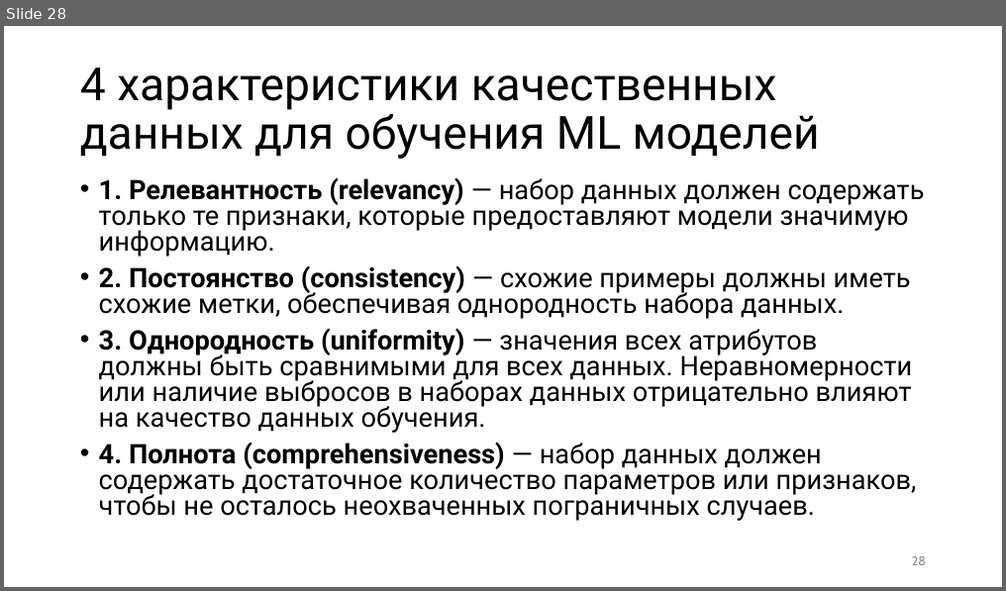
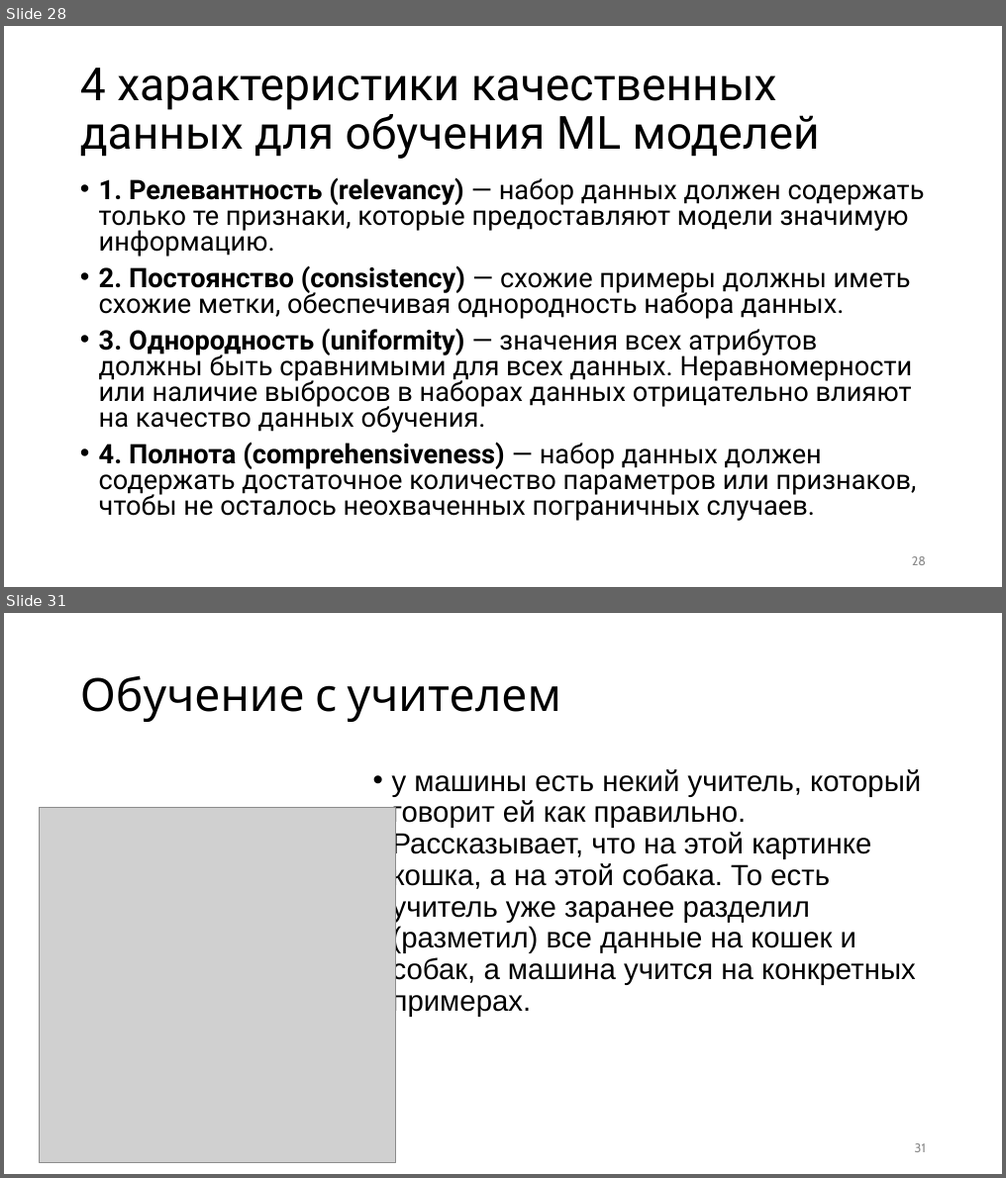
Before and after one commit to kurmakaevAlsu/ML_kurs2022, a slide deck: Машинное обучение.pptx. Shown one above the other, each under a label of ours: slide 28 before the commit, slides 28 and 31 after it; the slides between them are not shown. The pictures are 1006x591 and 1006x1178 pixels, drawn with LibreOffice and Linux fonts; fonts in the diff are those of the drawing; grey boxes stand for pictures. Boxes give left, top, right and bottom in pixels: in the first picture for what was removed or moved away, otherwise in the second. Text is boxed around its words. In the diff, an @@ line names an element or a change of style, - is before the commit and + after.

```diff
--- a/Машинное обучение.pptx
+++ b/Машинное обучение.pptx
@@ slide 31 added at bbox=[4, 613, 1002, 1174], background #FFFFFF @@
@@ title added at bbox=[80, 675, 561, 722], 44 pt, text #000000 @@
+Обучение с учителем
@@ text added at bbox=[392, 769, 921, 1017], 28 pt, text #000000 @@
+• у машины есть некий учитель, который говорит ей как правильно. Рассказывает, что на этой картинке кошка, а на этой собака. То есть учитель уже заранее разделил (разметил) все данные на кошек и собак, а машина учится на конкретных примерах.
@@ picture added at bbox=[40, 807, 395, 1163] @@
@@ page number added at bbox=[915, 1144, 926, 1153], 12 pt, text #8C8C8C @@
+31
```
Also in this commit, not shown: 14 other slides added.
